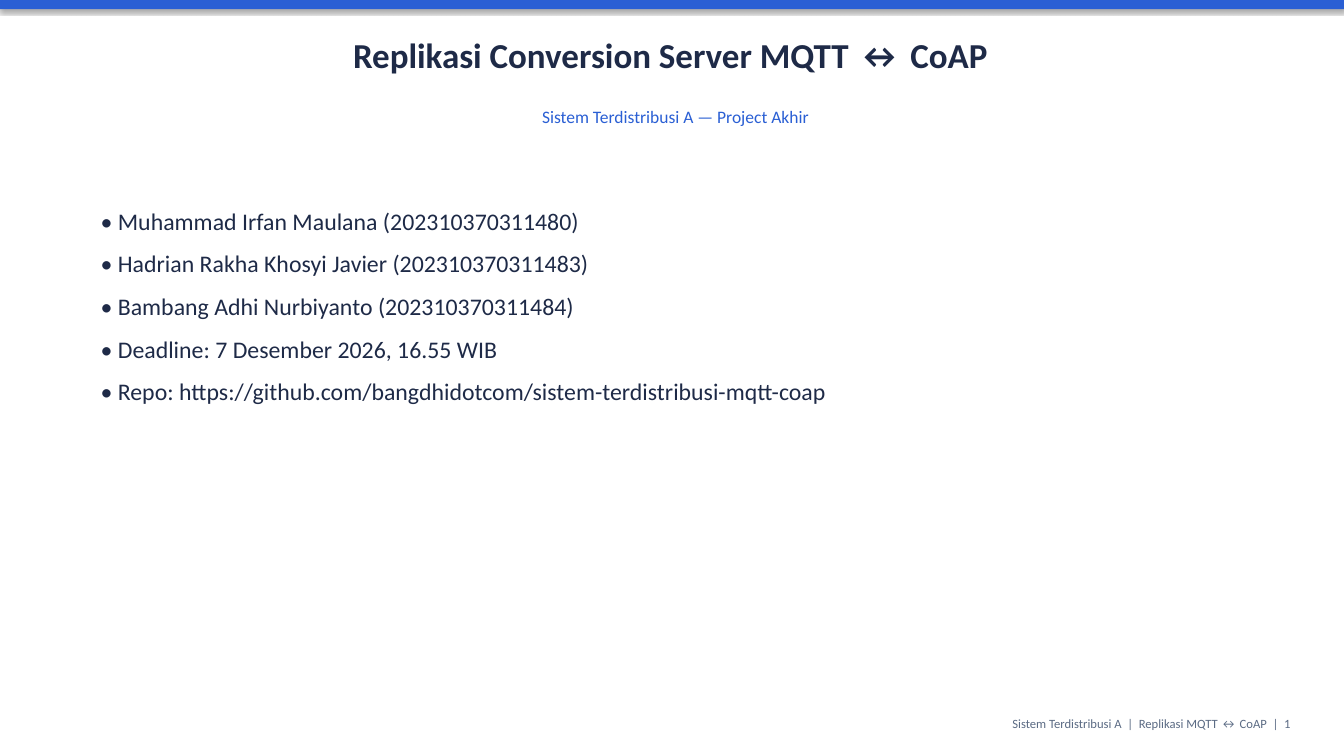
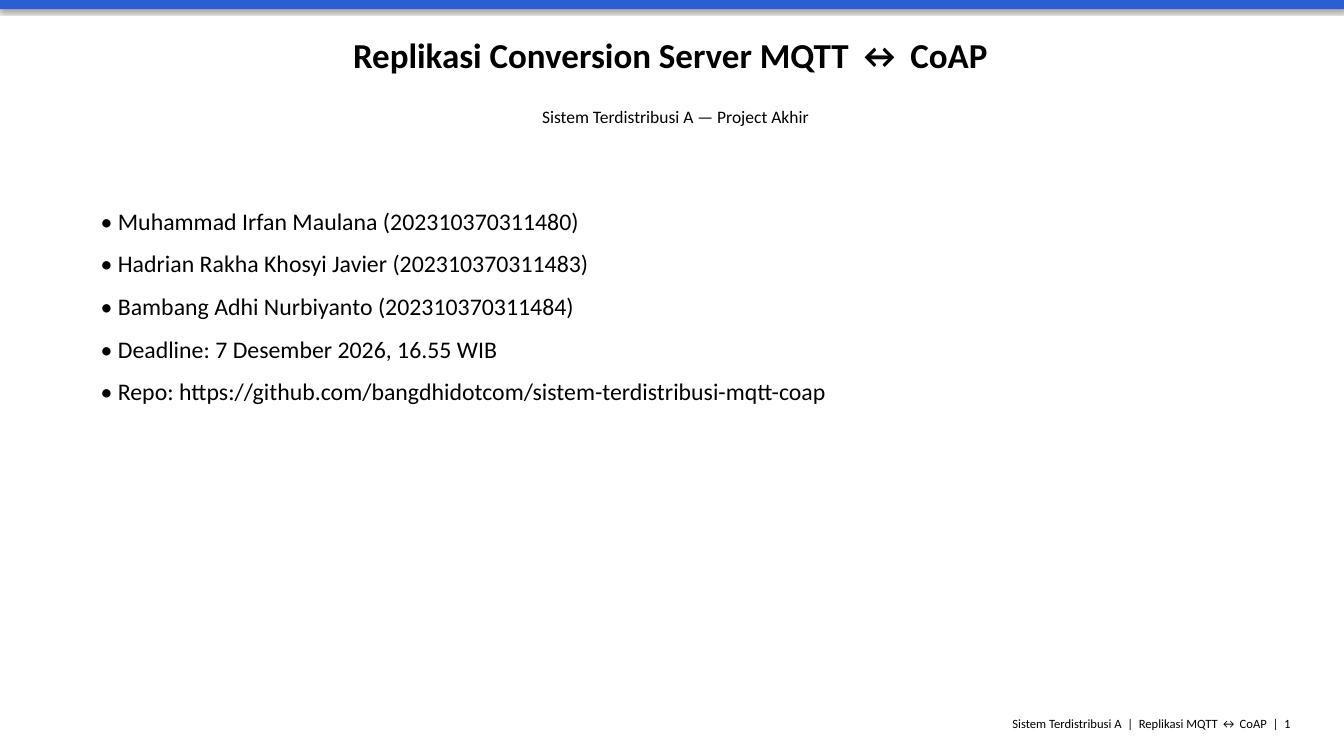
Before and after one commit to bangdhidotcom/sistem-terdistribusi-mqtt-coap, a slide deck: slide 1 of slide/Slide_Presentasi.pptx. Drawn at 1344x756 pixels with LibreOffice and Linux fonts; fonts in the diff are those of the drawing. Boxes give left, top, right and bottom in pixels: in the first picture for what was removed or moved away, otherwise in the second. Text is boxed around its words. In the diff, an @@ line names an element or a change of style, - is before the commit and + after.

```diff
--- a/slide/Slide_Presentasi.pptx
+++ b/slide/Slide_Presentasi.pptx
@@ text "Replikasi Conversion Server MQTT ↔ ..." at box(353, 43, 987, 74): text colour #1E2A47 to #000000 @@
@@ text "Sistem Terdistribusi A — Project ..." at box(542, 111, 808, 126): text colour #2A5FD4 to #000000 @@
@@ text "• Muhammad Irfan Maulana (202310370311480)" at box(118, 212, 825, 404): text colour #1E2A47 to #000000 @@
@@ text "Sistem Terdistribusi A | Replikasi ..." at box(1012, 719, 1290, 730): text colour #5B6B84 to #000000 @@
```
Also in this commit, not shown: 11 other slides changed, 23 other files.
